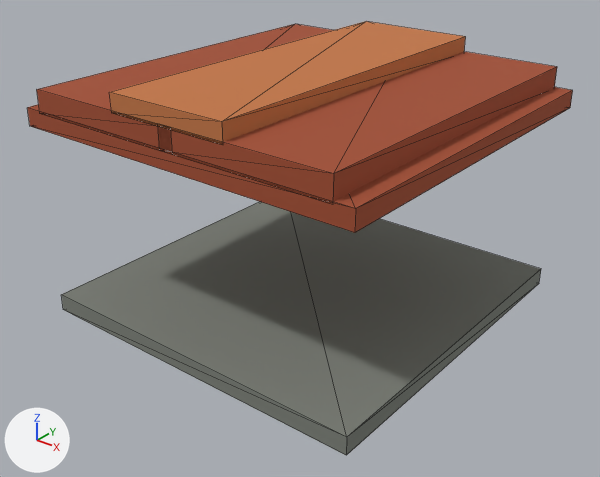
Two versions of the glTF model docs/vision/assets/generated/depot.gltf, one commit apart.
Rendered twice from a 50 mm lens placed at (5.28, -6.75, 4.9), pointed at (0.11, -0.29, 0.9). The axes (+X, +Y, +Z) are drawn at lower left. The lights are the same throughout. The first picture is the older version. Mesh edges are drawn as thin lines. Where no turn or scale is listed for an object, it has been applied to the vertices.

In view in the first picture: 'foundation', 'ridge', 'roofBase', 'roofStep-1', 'roofStep1'.
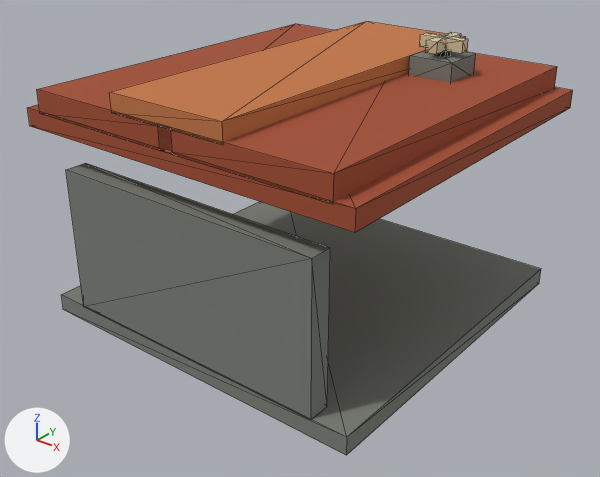
Changed parts and their boxes (x1, y1, x2, y2) in the pictures (600 x 477 px):
'doorPanel', added
    after: (66, 163, 330, 419)
'ventHousing', added
    after: (409, 50, 475, 82)
'ventBladeX', added (beige)
    after: (420, 33, 468, 54)
'ventBladeZ', added
    after: (426, 32, 461, 54)
'ventAxle', added (mostly hidden)
    after: (435, 51, 451, 57)

What changed in the scene script:
```text
Add mat_charcoal:
    mat_charcoal = principled_material('charcoal')
    mat_charcoal.base_color = (0.0222, 0.0252, 0.0222)  # black #292c29
    mat_charcoal.roughness = 1.0
Add me_box_charcoal:
    me_box_charcoal.from_pydata(...)  # a box spanning x -0.062..0.062, y -0.062..0.062, z -0.125..0.125
    me_box_charcoal.materials.append(mat_charcoal)  # black #292c29
Add ob_doorpanel:
    ob_doorpanel = bpy.data.objects.new('doorPanel', me_box_steel)
    ob_doorpanel.parent = ob_door
    ob_doorpanel.location = (0.0, 0.0, 0.0)
    ob_doorpanel.scale = (3.2, 0.25, 1.62)
Add ob_door:
    ob_door = bpy.data.objects.new('door', None)
    ob_door.parent = ob_depot
    ob_door.location = (0.0, -1.875, 1.0)
Add ob_venthousing:
    ob_venthousing = bpy.data.objects.new('ventHousing', me_box_steel)
    ob_venthousing.parent = ob_roof
    ob_venthousing.location = (1.0, 1.0, 0.5)
    ob_venthousing.scale = (0.5, 0.5, 0.25)
Add ob_ventbladez:
    ob_ventbladez = bpy.data.objects.new('ventBladeZ', me_box_cream)
    ob_ventbladez.parent = ob_ventfan
    ob_ventbladez.location = (0.0, 0.0, 0.0)
    ob_ventbladez.scale = (0.125, 0.5, 0.125)
Add ob_ventfan:
    ob_ventfan = bpy.data.objects.new('ventFan', None)
    ob_ventfan.parent = ob_roof
    ob_ventfan.location = (1.0, 1.0, 0.75)
Add ob_ventbladex:
    ob_ventbladex = bpy.data.objects.new('ventBladeX', me_box_cream)
    ob_ventbladex.parent = ob_ventfan
    ob_ventbladex.location = (0.0, 0.0, 0.0)
    ob_ventbladex.scale = (0.5, 0.125, 0.125)
Add ob_ventaxle:
    ob_ventaxle = bpy.data.objects.new('ventAxle', me_box_charcoal)
    ob_ventaxle.location = (1.0, 1.0, 2.83)
```
